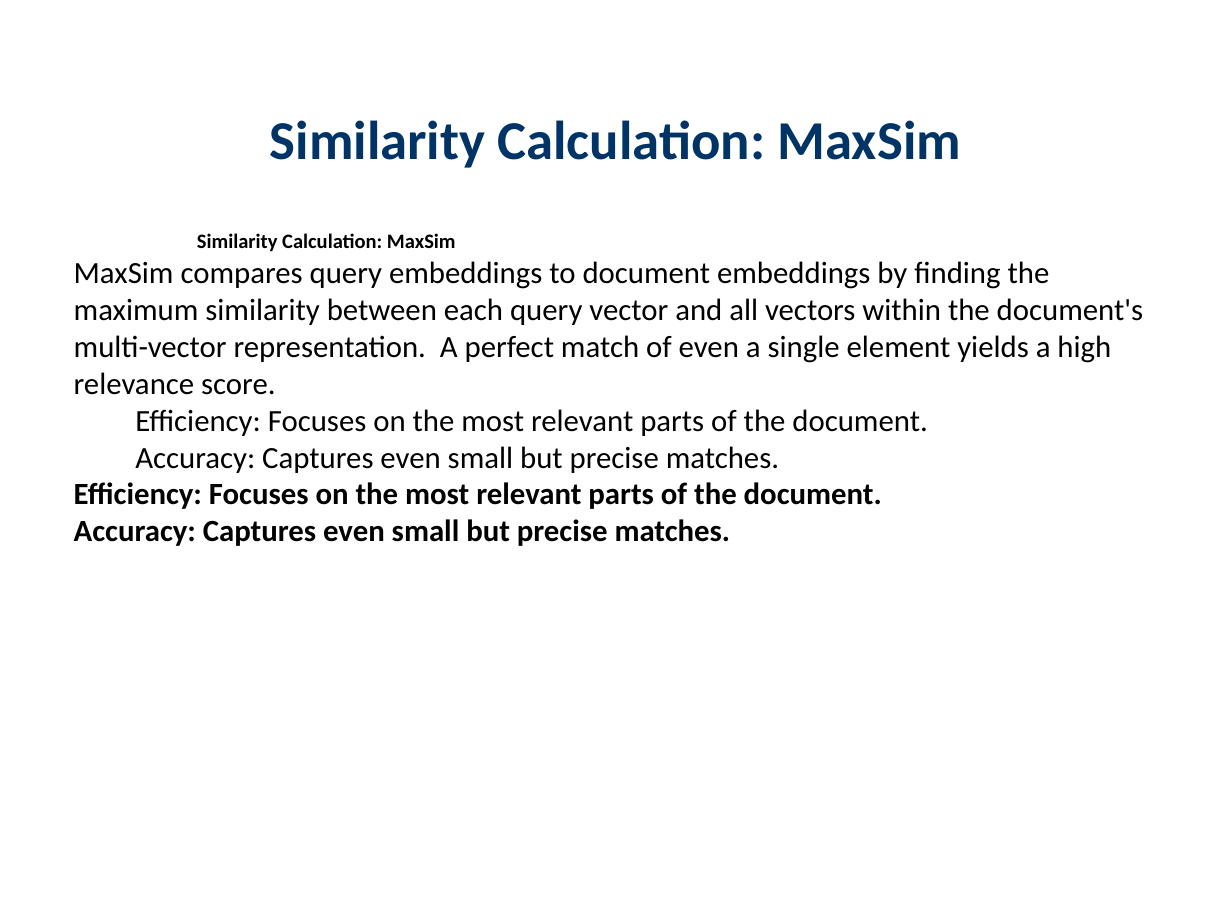
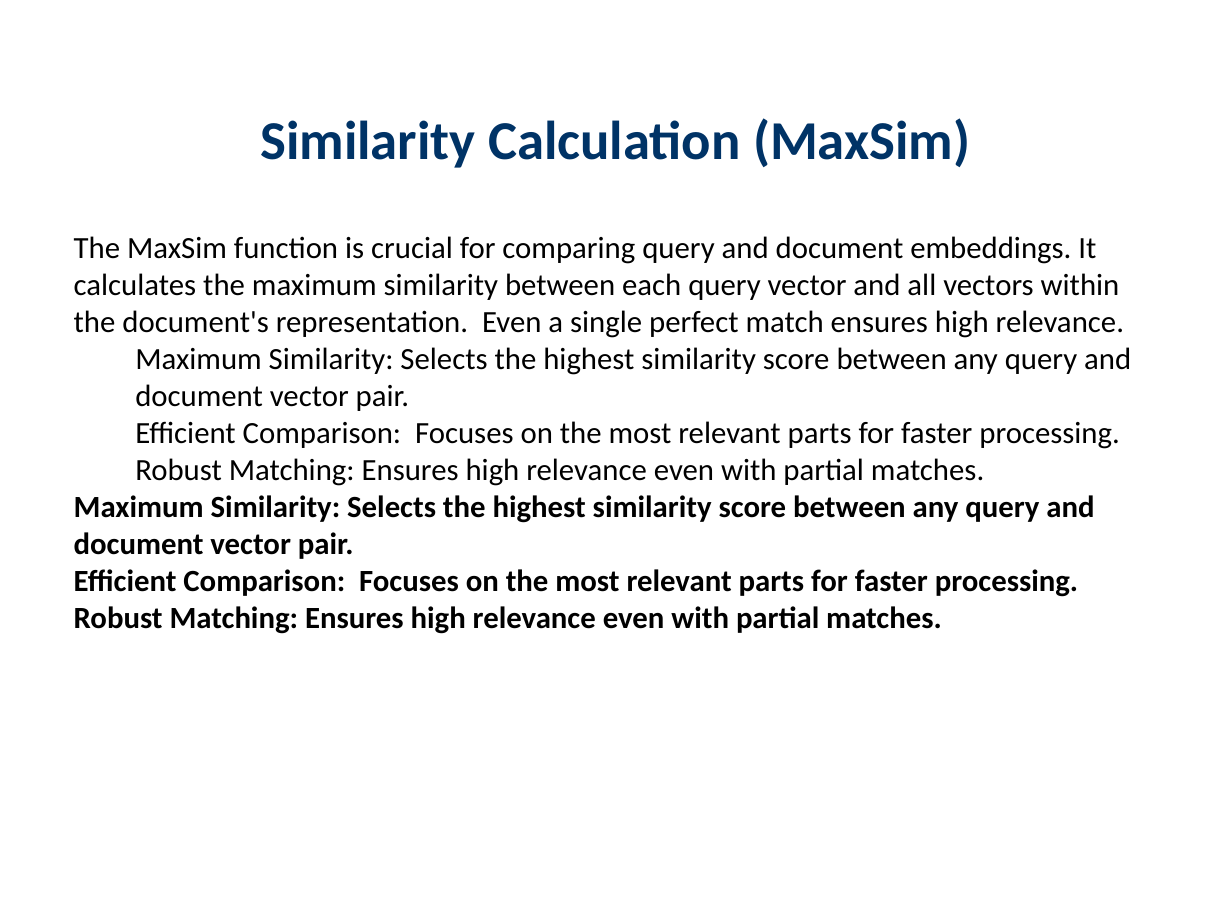
Before and after one commit to haadirakhangi/Edunexus, a slide deck: slide 6 of server-side/server/teacher/downloaded-presentations/Large Language Models/Colbert.pptx (slide 5 before the commit). Drawn at 1232x924 pixels with LibreOffice and Linux fonts; fonts in the diff are those of the drawing. Boxes give left, top, right and bottom in pixels: in the first picture for what was removed or moved away, otherwise in the second. Text is boxed around its words. In the diff, an @@ line names an element or a change of style, - is before the commit and + after.

```diff
--- a/server-side/server/teacher/downloaded-presentations/Large Language Models/Colbert.pptx
+++ b/server-side/server/teacher/downloaded-presentations/Large Language Models/Colbert.pptx
@@ text at (260,118,970,168): text changed @@
-Similarity Calculation: MaxSim
+Similarity Calculation (MaxSim)
@@ text at (74,236,1131,634): text changed @@
-    Similarity Calculation: MaxSim
-MaxSim compares query embeddings to document embeddings by finding the maximum similarity between each query vector and all vectors within the document's multi-vector representation. A perfect match of even a single element yields a high relevance score.
-  Efficiency: Focuses on the most relevant parts of the document.
-  Accuracy: Captures even small but precise matches.
-Efficiency: Focuses on the most relevant parts of the document.
-Accuracy: Captures even small but precise matches.
+The MaxSim function is crucial for comparing query and document embeddings. It calculates the maximum similarity between each query vector and all vectors within the document's representation. Even a single perfect match ensures high relevance.
+  Maximum Similarity: Selects the highest similarity score between any query and document vector pair.
+  Efficient Comparison: Focuses on the most relevant parts for faster processing.
+  Robust Matching: Ensures high relevance even with partial matches.
+Maximum Similarity: Selects the highest similarity score between any query and document vector pair.
+Efficient Comparison: Focuses on the most relevant parts for faster processing.
+Robust Matching: Ensures high relevance even with partial matches.
```
Also in this commit, not shown: 11 other slides changed, 2 slides added, 1 slide removed, 5 other files.
